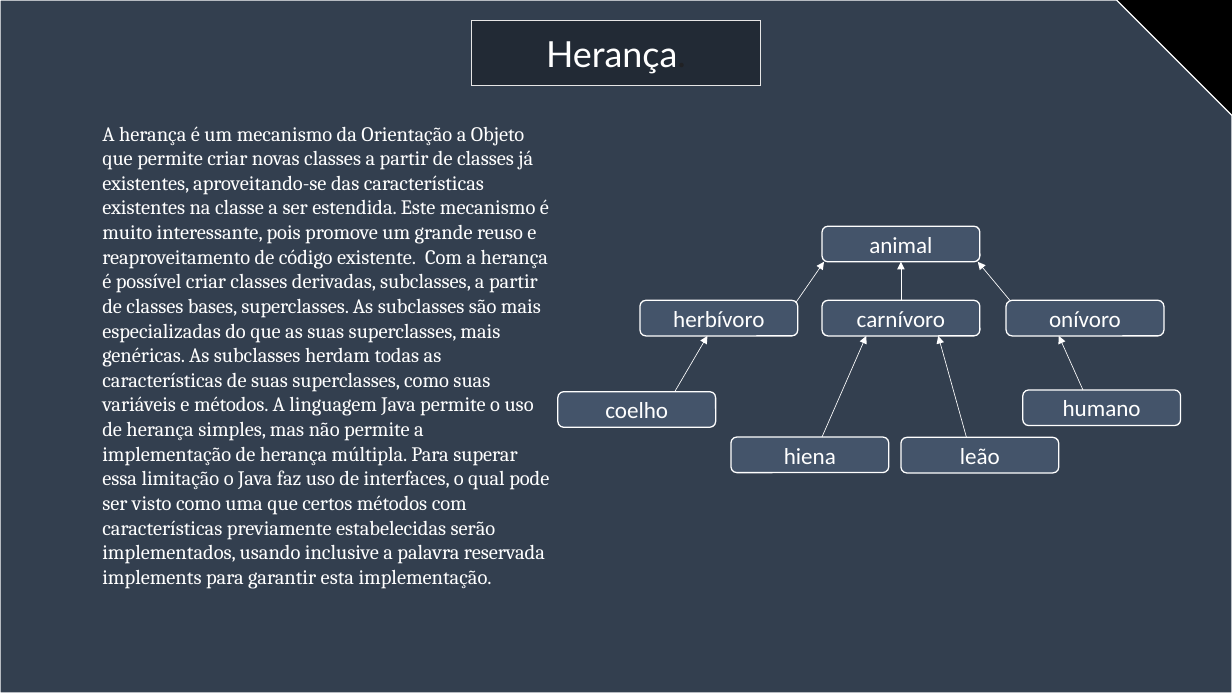
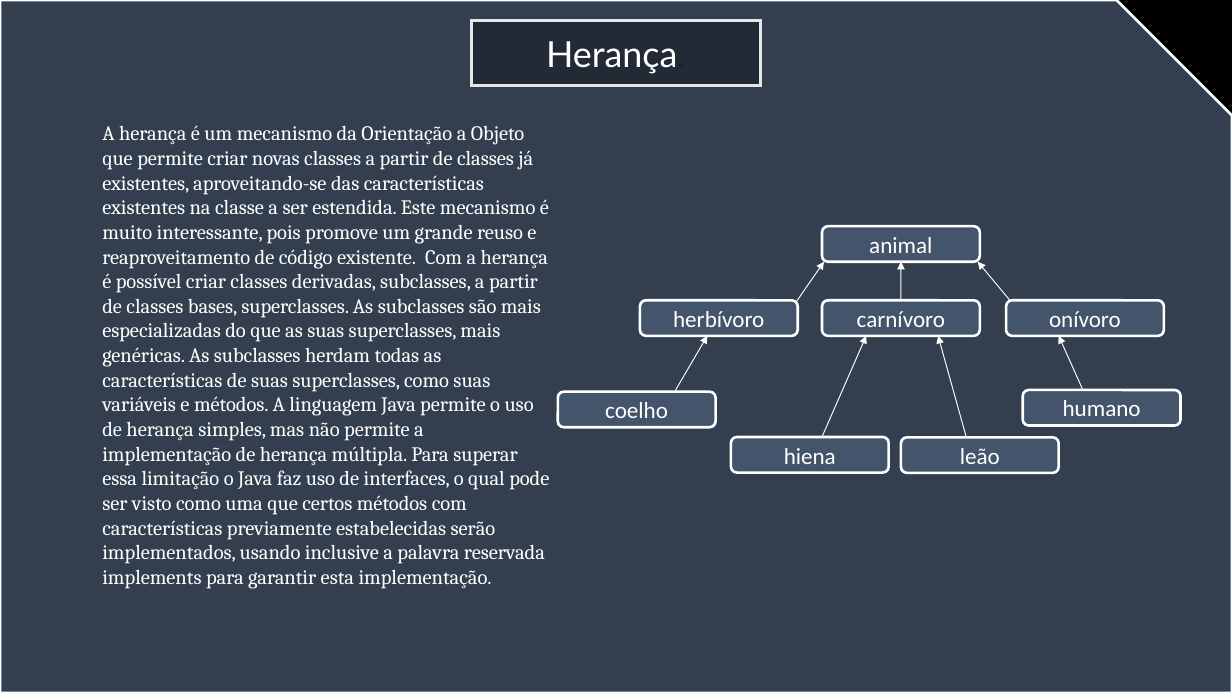
Before and after one commit to jorgevendramini/Aula_OOP, a slide deck: slide 8 of slide aula invertida atualizado(1).pptx (slide 7 before the commit). Drawn at 1232x693 pixels with LibreOffice and Linux fonts; fonts in the diff are those of the drawing. Boxes give left, top, right and bottom in pixels: in the first picture for what was removed or moved away, otherwise in the second. Text is boxed around its words. In the diff, an @@ line names an element or a change of style, - is before the commit and + after.

```diff
--- a/slide aula invertida atualizado(1).pptx
+++ b/slide aula invertida atualizado(1).pptx
@@ outline #FFFFFF 1 pt to #FFFFFF 2 pt; proportions changed in 8 elements at <box>1023,390,1181,425</box>, <box>901,437,1059,472</box>, <box>731,437,889,472</box>, <box>823,226,981,262</box>, <box>1006,300,1165,335</box>, <box>823,300,981,335</box>, <box>640,300,799,335</box>, <box>0,0,1232,693</box> @@
@@ arrow removed from (796, 303) to (824, 262) @@
@@ freeform shape added at <box>796,262,824,302</box>, outline #FFFFFF 0.75 pt @@
@@ arrow removed from (901, 300) to (901, 262) @@
@@ freeform shape added at <box>901,262,901,300</box>, outline #FFFFFF 0.75 pt @@
@@ arrow removed from (1010, 300) to (978, 262) @@
@@ freeform shape added at <box>978,262,1010,300</box>, outline #FFFFFF 0.75 pt @@
@@ arrow removed from (675, 392) to (708, 336) @@
@@ freeform shape added at <box>675,335,707,391</box>, outline #FFFFFF 0.75 pt @@
@@ arrow removed from (823, 437) to (867, 336) @@
@@ freeform shape added at <box>823,335,867,436</box>, outline #FFFFFF 0.75 pt @@
@@ arrow removed from (967, 437) to (938, 336) @@
@@ freeform shape added at <box>938,335,966,436</box>, outline #FFFFFF 0.75 pt @@
@@ arrow removed from (1083, 390) to (1059, 336) @@
@@ freeform shape added at <box>1059,335,1083,389</box>, outline #FFFFFF 0.75 pt @@
```
Also in this commit, not shown: 12 other slides changed, 12 slides added.
